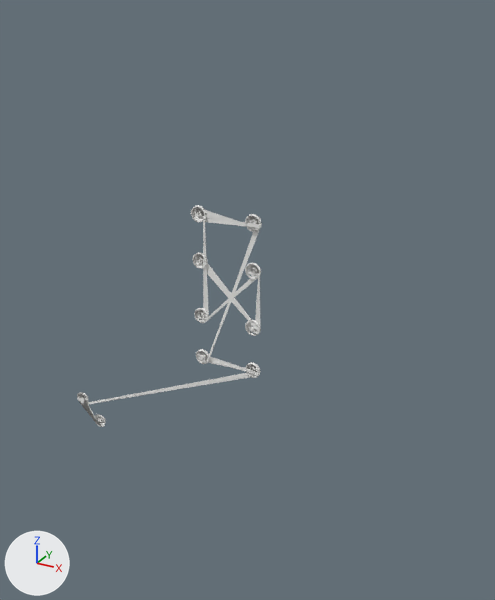
One commit to the glTF model models/mrsim/OZR-5XV2.glb: the scene before it, then after it.
The view is the same before and after, from a 50 mm camera at (0.1068, -0.1772, 0.0894) aimed at (0.0088, 0.001, 0.0003). The lights are fixed; the arrows at lower left show +X, +Y and +Z. The first picture is the older version. Vertices at exactly the same position are counted once.
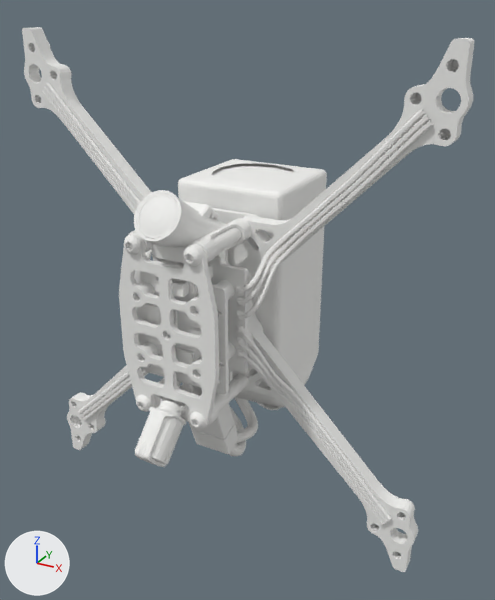
Diff of the bpy script that builds the scene:
```diff
--- a/models/mrsim/OZR-5XV2.glb.py
+++ b/models/mrsim/OZR-5XV2.glb.py
@@ me_mesh_0 @@
 # used by ob_mesh_0; location = (0.0, 0.0, 0.0)
-me_mesh_0.from_pydata(...)  # 1023 vertices, 5113 faces; spans x -0.0698..0.0128, y 0.0..0.003, z -0.0699..0.0287
+me_mesh_0.from_pydata(...)  # 26304 vertices, 52414 faces; spans x -0.0718..0.0718, y -0.0474..0.0394, z -0.0809..0.0809
+# me_mesh_0 part 1: a new loose piece, a box spanning x 0.0134..0.0166, y -0.0147..-0.0136, z 0.0047..0.0084, in mat_material_0 (white #f3f3f1)
+# me_mesh_0 part 2: 25169 vertices added at x -0.0718..0.0718, y -0.0474..0.0394, z -0.0809..0.0809
+# other edits to the shape of me_mesh_0 do not show in these pictures
 me_mesh_0.materials.append(mat_material_0)
```

Where the change shows, as pixel boxes (x1, y1, x2, y2) in the pictures (495 x 600 px):
'Mesh_0', reshaped (144% wider, 145% taller)
    before: (77, 205, 262, 427)
    after: (22, 27, 475, 572)
part 1 of me_mesh_0, added
    after: (236, 297, 247, 310)
part 2 of me_mesh_0, added
    after: (22, 27, 475, 572)
